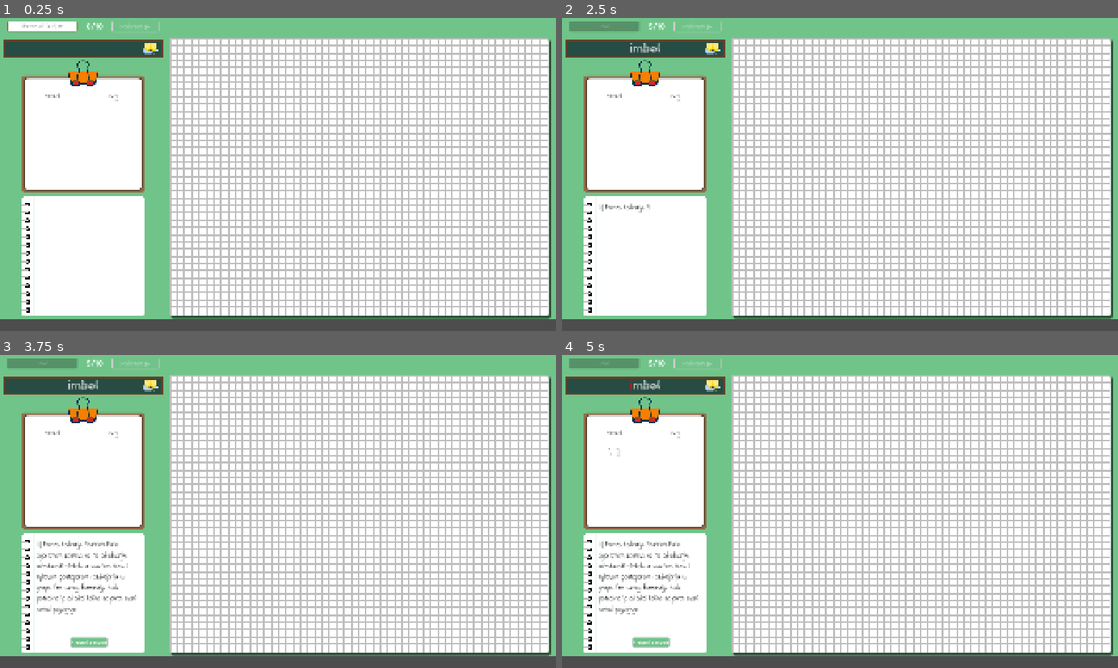
Above: before the commit, frames 1-4 (two rows, left to right).
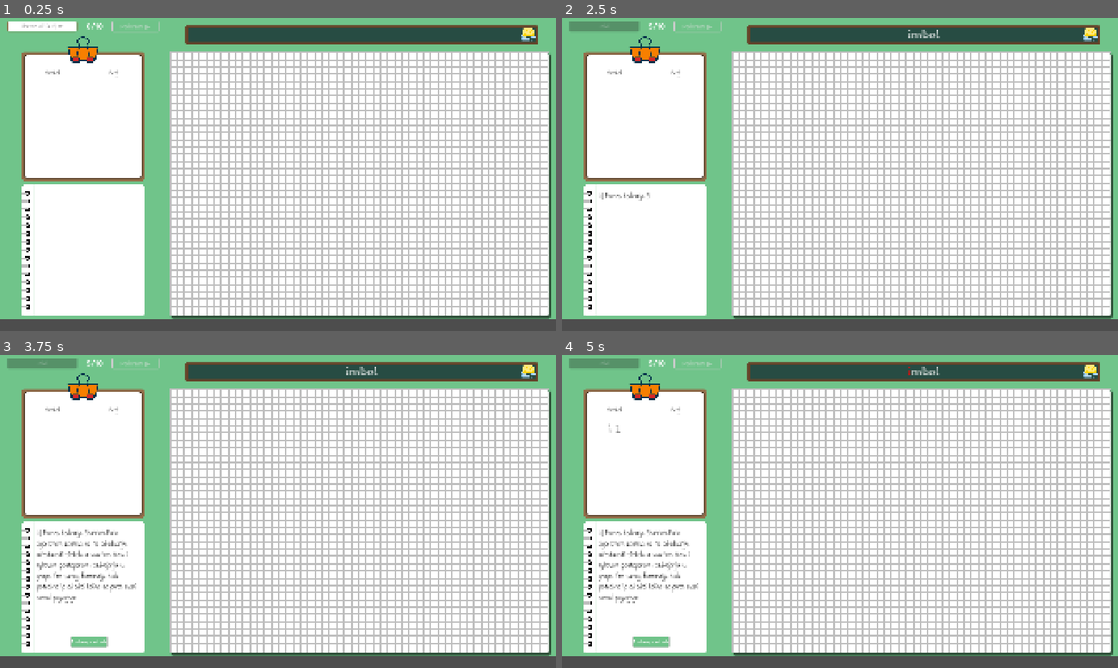
Above: after the commit, the same moments.

Repository: M1tri/misos-projekat-public
Game: Godot game, scene res://misos-projekat/Scenes/ShannonFano/shannon_fano.tscn
Same seed, same stepped clock (60 frames per second), same inputs: the game is played once before the commit and once after it. This scene is started directly instead of the project's main scene.
Inputs (mouse positions are in pixels of both pictures, inside the frame that each line leads up to):
- Up to frame 1 (0.25 s): no input
- Up to frame 2 (2.5 s): click (606, 27) at 0.52 s; type "Simbol" at 0.6 s; click "Pokreni ▶︎" at 1.25 s; move the mouse to (645, 49) at 2.02 s; click (645, 49) at 2.17 s
- Up to frame 3 (3.75 s): move the mouse to (83, 592) at 2.77 s; click (83, 592) at 2.92 s; click "Prebroji simbole" at 3.5 s
- Up to frame 4 (5 s): tap Enter at 4.25 s; move the mouse to (923, 621) at 4.27 s; click (923, 621) at 4.42 s

The runs differ from the first frame. In frame 1, 18% of the frame differs, in the area x 0-100%, y 2-95%; in frame 2, 18%; in frame 3, 19%; in frame 4, 19%.

Commit message:
Finished for now

Diff:
--- a/misos-projekat/Scenes/Arithmetic/arithmetic_coding.tscn
+++ b/misos-projekat/Scenes/Arithmetic/arithmetic_coding.tscn
@@ -12,7 +12,6 @@
 [ext_resource type="Script" uid="uid://bikyrlsclps0p" path="res://misos-projekat/Scenes/General/eraser.gd" id="6_x6mlg"]
 [ext_resource type="StyleBox" uid="uid://bqiax80jcpqpv" path="res://misos-projekat/Resources/Styles/lineEditStyle.tres" id="7_e5pby"]
 [ext_resource type="FontFile" uid="uid://1yry244jexlc" path="res://misos-projekat/assets/fonts/Quicksand/static/Quicksand-Bold.ttf" id="8_1vagy"]
-[ext_resource type="PackedScene" uid="uid://5df0b4j67vw0" path="res://misos-projekat/Scenes/Arithmetic/arithmetic_number_line.tscn" id="9_kk0bk"]
 
 [sub_resource type="StyleBoxFlat" id="StyleBoxFlat_s8gwj"]
 bg_color = Color(0.4392157, 0.60784316, 0.81960785, 1)
@@ -266,9 +265,6 @@
 layout_mode = 2
 script = ExtResource("3_dyxma")
 
-[node name="ArithmeticNumberLine" parent="GUI/HBoxContainer/InputAndVisual/Board/ArithmeticCodingVisualizer" unique_id=577717157 instance=ExtResource("9_kk0bk")]
-position = Vector2(107, 80)
-
 [node name="InputAnalysisTimer" type="Timer" parent="." unique_id=1605224814]
 one_shot = true
 
--- a/misos-projekat/Scenes/Arithmetic/arithmetic_coding_visualizer.gd
+++ b/misos-projekat/Scenes/Arithmetic/arithmetic_coding_visualizer.gd
@@ -44,6 +44,14 @@
 	for n in other_lines:
 		n.queue_free()
 	other_lines.clear()
+
+	symbol_percentages.clear()
+	symbols.clear()
+	points.clear()
+
+	message = ""
+	messsage_pos = -1
+	decompression_step_count = -1
 
 func calculate_numberLine_spacing(total_lines : int):
 	var total_space : float = (size.y - TOP_PADDING)
@@ -102,7 +110,13 @@
 	messsage_pos += 1
 
 func beggin_decompression():
-	reset()
+	for n in number_lines:
+		n.queue_free()
+	number_lines.clear()
+
+	for n in other_lines:
+		n.queue_free()
+	other_lines.clear()
 
 	decompression_step_count = 0
 
@@ -296,7 +310,6 @@
 	var index : int = 1
 	for s in symbol_percentages:
 		points.append(points[index-1] + (end-start) * symbol_percentages[s])
-		#print(s + " : " + str(points[index]))
 		index += 1
 
 	return points
--- a/misos-projekat/Scenes/General/coding_notebok_content.gd
+++ b/misos-projekat/Scenes/General/coding_notebok_content.gd
@@ -79,11 +79,11 @@
 
 func interupt_displaying():
 	if is_displaying:
+		is_displaying = false
 		text_tween.kill()
 		text_tween = null
 		text_label.visible_characters = text_label.get_total_character_count()
 		displayed_text.emit()
-		is_displaying = false
 
 func clear_text():
 	text_label.text = ""
--- a/misos-projekat/Scenes/LZW/lzw_coding.gd
+++ b/misos-projekat/Scenes/LZW/lzw_coding.gd
@@ -137,6 +137,9 @@
 	input_text = ""
 	text_count_label.text = "0/12"
 
+	codes.clear()
+	code_pos = 0
+
 	coded.reset()
 	decoded.reset()
 
--- a/misos-projekat/Scenes/ShannonFano/shannon_fano.gd
+++ b/misos-projekat/Scenes/ShannonFano/shannon_fano.gd
@@ -17,9 +17,7 @@
 var inputPos : int = -1
 
 @onready var inputAnalysisTimer : Timer = $InputAnalysisTimer
-@onready var treeTimer : Timer = $TreeTimer
 @onready var start_button : Button = $GUI/HBoxContainer/InputAndCounting/InputMargin/Input/StartButton
-@onready var codingTimer : Timer = $CodingTimer
 
 @onready var coded_label : RicherLabel = $GUI/HBoxContainer/Tree/MarginContainer/VBoxContainer/Coded/VBoxContainer/Coded
 @onready var decoded_label : RicherLabel = $GUI/HBoxContainer/Tree/MarginContainer/VBoxContainer/Coded/VBoxContainer/Decoded
--- a/misos-projekat/Scenes/ShannonFano/shannon_fano.tscn
+++ b/misos-projekat/Scenes/ShannonFano/shannon_fano.tscn
@@ -55,21 +55,6 @@
 corner_radius_bottom_right = 4
 corner_radius_bottom_left = 4
 
-[sub_resource type="StyleBoxFlat" id="StyleBoxFlat_5shiy"]
-bg_color = Color(0.15294118, 0.29803923, 0.2627451, 1)
-border_width_left = 8
-border_width_top = 8
-border_width_right = 8
-border_width_bottom = 8
-border_color = Color(0.4, 0.25882354, 0.15686275, 1)
-corner_radius_top_left = 4
-corner_radius_top_right = 4
-corner_radius_bottom_right = 4
-corner_radius_bottom_left = 4
-
-[sub_resource type="StyleBoxFlat" id="StyleBoxFlat_a4oyw"]
-bg_color = Color(0.15294118, 0.29803923, 0.2627451, 1)
-
 [sub_resource type="StyleBoxFlat" id="StyleBoxFlat_fxa2o"]
 bg_color = Color(0.5803922, 0.43137255, 0.2901961, 1)
 corner_radius_top_left = 10
@@ -91,6 +76,21 @@
 corner_detail = 16
 shadow_size = 5
 
+[sub_resource type="StyleBoxFlat" id="StyleBoxFlat_5shiy"]
+bg_color = Color(0.15294118, 0.29803923, 0.2627451, 1)
+border_width_left = 8
+border_width_top = 8
+border_width_right = 8
+border_width_bottom = 8
+border_color = Color(0.4, 0.25882354, 0.15686275, 1)
+corner_radius_top_left = 4
+corner_radius_top_right = 4
+corner_radius_bottom_right = 4
+corner_radius_bottom_left = 4
+
+[sub_resource type="StyleBoxFlat" id="StyleBoxFlat_a4oyw"]
+bg_color = Color(0.15294118, 0.29803923, 0.2627451, 1)
+
 [sub_resource type="StyleBoxFlat" id="StyleBoxFlat_g5gj0"]
 bg_color = Color(1, 1, 1, 1)
 corner_radius_top_left = 8
@@ -129,6 +129,7 @@
 theme_override_constants/margin_left = 25
 theme_override_constants/margin_top = 10
 theme_override_constants/margin_right = 25
+theme_override_constants/margin_bottom = 35
 
 [node name="Input" type="HBoxContainer" parent="GUI/HBoxContainer/InputAndCounting/InputMargin" unique_id=877804988]
 layout_mode = 2
@@ -170,13 +171,68 @@
 theme_override_styles/disabled = SubResource("StyleBoxFlat_ihs1b")
 text = "Pokreni ▶︎"
 
-[node name="InputDisplayMargin" type="MarginContainer" parent="GUI/HBoxContainer/InputAndCounting" unique_id=1946864348]
+[node name="VBoxContainer" type="VBoxContainer" parent="GUI/HBoxContainer/InputAndCounting" unique_id=2000683461]
+layout_mode = 2
+size_flags_vertical = 3
+
+[node name="STCMargin" type="MarginContainer" parent="GUI/HBoxContainer/InputAndCounting/VBoxContainer" unique_id=214650427]
+layout_mode = 2
+size_flags_vertical = 3
+size_flags_stretch_ratio = 0.5
+theme_override_constants/margin_left = 75
+theme_override_constants/margin_top = 10
+theme_override_constants/margin_right = 75
+theme_override_constants/margin_bottom = 10
+
+[node name="WoodBorder" type="Panel" parent="GUI/HBoxContainer/InputAndCounting/VBoxContainer/STCMargin" unique_id=1132170820]
+layout_mode = 2
+theme_override_styles/panel = SubResource("StyleBoxFlat_fxa2o")
+
+[node name="PaperMargin" type="MarginContainer" parent="GUI/HBoxContainer/InputAndCounting/VBoxContainer/STCMargin" unique_id=393394349]
 layout_mode = 2
 theme_override_constants/margin_left = 10
+theme_override_constants/margin_top = 10
 theme_override_constants/margin_right = 10
+theme_override_constants/margin_bottom = 10
+
+[node name="Paper" type="Panel" parent="GUI/HBoxContainer/InputAndCounting/VBoxContainer/STCMargin/PaperMargin" unique_id=923696222]
+layout_mode = 2
+theme_override_styles/panel = SubResource("StyleBoxFlat_1q482")
+
+[node name="SymbolTableContainer" type="Control" parent="GUI/HBoxContainer/InputAndCounting/VBoxContainer/STCMargin" unique_id=2103341306 groups=["SymbolTableContainer"]]
+layout_mode = 2
+size_flags_vertical = 3
+script = ExtResource("2_iuynv")
+
+[node name="Clip" type="Sprite2D" parent="GUI/HBoxContainer/InputAndCounting/VBoxContainer/STCMargin/SymbolTableContainer" unique_id=87034406]
+texture_filter = 1
+position = Vector2(205, -8)
+texture = ExtResource("4_1q482")
+
+[node name="Steps" type="MarginContainer" parent="GUI/HBoxContainer/InputAndCounting/VBoxContainer" unique_id=2067511098]
+layout_mode = 2
+size_flags_vertical = 3
+size_flags_stretch_ratio = 0.5
+theme_override_constants/margin_left = 75
+theme_override_constants/margin_right = 75
+theme_override_constants/margin_bottom = 10
+
+[node name="Notebook" parent="GUI/HBoxContainer/InputAndCounting/VBoxContainer/Steps" unique_id=456305809 instance=ExtResource("11_m1wtm")]
+layout_mode = 2
+
+[node name="Tree" type="VBoxContainer" parent="GUI/HBoxContainer" unique_id=1720450261]
+layout_mode = 2
+size_flags_horizontal = 3
+size_flags_stretch_ratio = 0.7
+
+[node name="InputDisplayMargin" type="MarginContainer" parent="GUI/HBoxContainer/Tree" unique_id=1946864348]
+layout_mode = 2
+theme_override_constants/margin_left = 62
+theme_override_constants/margin_top = 25
+theme_override_constants/margin_right = 62
 theme_override_constants/margin_bottom = 25
 
-[node name="InputDisplay" type="RichTextLabel" parent="GUI/HBoxContainer/InputAndCounting/InputDisplayMargin" unique_id=480259465 groups=["InputDisplay"]]
+[node name="InputDisplay" type="RichTextLabel" parent="GUI/HBoxContainer/Tree/InputDisplayMargin" unique_id=480259465 groups=["InputDisplay"]]
 clip_contents = false
 layout_mode = 2
 theme_override_fonts/normal_font = ExtResource("3_g5gj0")
@@ -191,86 +247,31 @@
 visible_ratio = 0.0
 script = ExtResource("2_k7tgj")
 
-[node name="Eraser" type="Sprite2D" parent="GUI/HBoxContainer/InputAndCounting/InputDisplayMargin/InputDisplay" unique_id=1715713805]
+[node name="Eraser" type="Sprite2D" parent="GUI/HBoxContainer/Tree/InputDisplayMargin/InputDisplay" unique_id=1715713805]
 z_index = 1
 texture_filter = 1
-position = Vector2(510, 31)
-scale = Vector2(0.875, 0.8750005)
+position = Vector2(1184.0001, 31)
+scale = Vector2(0.8437493, 0.9375003)
 texture = ExtResource("5_vi1wt")
 script = ExtResource("6_b66tm")
 
-[node name="EraserPanel" type="MarginContainer" parent="GUI/HBoxContainer/InputAndCounting/InputDisplayMargin/InputDisplay" unique_id=796530236]
+[node name="EraserPanel" type="MarginContainer" parent="GUI/HBoxContainer/Tree/InputDisplayMargin/InputDisplay" unique_id=796530236]
 layout_mode = 0
-offset_right = 550.0
+offset_right = 1216.0
 offset_bottom = 63.0
-theme_override_constants/margin_left = 487
+theme_override_constants/margin_left = 1156
 theme_override_constants/margin_top = 8
 theme_override_constants/margin_right = 8
 theme_override_constants/margin_bottom = 8
 
-[node name="Panel" type="Panel" parent="GUI/HBoxContainer/InputAndCounting/InputDisplayMargin/InputDisplay/EraserPanel" unique_id=395153997]
+[node name="Panel" type="Panel" parent="GUI/HBoxContainer/Tree/InputDisplayMargin/InputDisplay/EraserPanel" unique_id=395153997]
 layout_mode = 2
 theme_override_styles/panel = SubResource("StyleBoxFlat_a4oyw")
 
-[node name="VBoxContainer" type="VBoxContainer" parent="GUI/HBoxContainer/InputAndCounting" unique_id=2000683461]
-layout_mode = 2
-size_flags_vertical = 3
-
-[node name="STCMargin" type="MarginContainer" parent="GUI/HBoxContainer/InputAndCounting/VBoxContainer" unique_id=214650427]
-layout_mode = 2
-size_flags_vertical = 3
-size_flags_stretch_ratio = 0.5
-theme_override_constants/margin_left = 75
-theme_override_constants/margin_top = 10
-theme_override_constants/margin_right = 75
-theme_override_constants/margin_bottom = 10
-
-[node name="WoodBorder" type="Panel" parent="GUI/HBoxContainer/InputAndCounting/VBoxContainer/STCMargin" unique_id=1132170820]
-layout_mode = 2
-theme_override_styles/panel = SubResource("StyleBoxFlat_fxa2o")
-
-[node name="PaperMargin" type="MarginContainer" parent="GUI/HBoxContainer/InputAndCounting/VBoxContainer/STCMargin" unique_id=393394349]
-layout_mode = 2
+[node name="MarginContainer" type="MarginContainer" parent="GUI/HBoxContainer/Tree" unique_id=788244621]
+layout_mode = 2
+size_flags_vertical = 3
 theme_override_constants/margin_left = 10
-theme_override_constants/margin_top = 10
-theme_override_constants/margin_right = 10
-theme_override_constants/margin_bottom = 10
-
-[node name="Paper" type="Panel" parent="GUI/HBoxContainer/InputAndCounting/VBoxContainer/STCMargin/PaperMargin" unique_id=923696222]
-layout_mode = 2
-theme_override_styles/panel = SubResource("StyleBoxFlat_1q482")
-
-[node name="SymbolTableContainer" type="Control" parent="GUI/HBoxContainer/InputAndCounting/VBoxContainer/STCMargin" unique_id=2103341306 groups=["SymbolTableContainer"]]
-layout_mode = 2
-size_flags_vertical = 3
-script = ExtResource("2_iuynv")
-
-[node name="Clip" type="Sprite2D" parent="GUI/HBoxContainer/InputAndCounting/VBoxContainer/STCMargin/SymbolTableContainer" unique_id=87034406]
-texture_filter = 1
-position = Vector2(205, -8)
-texture = ExtResource("4_1q482")
-
-[node name="Steps" type="MarginContainer" parent="GUI/HBoxContainer/InputAndCounting/VBoxContainer" unique_id=2067511098]
-layout_mode = 2
-size_flags_vertical = 3
-size_flags_stretch_ratio = 0.5
-theme_override_constants/margin_left = 75
-theme_override_constants/margin_right = 75
-theme_override_constants/margin_bottom = 10
-
-[node name="Notebook" parent="GUI/HBoxContainer/InputAndCounting/VBoxContainer/Steps" unique_id=456305809 instance=ExtResource("11_m1wtm")]
-layout_mode = 2
-
-[node name="Tree" type="VBoxContainer" parent="GUI/HBoxContainer" unique_id=1720450261]
-layout_mode = 2
-size_flags_horizontal = 3
-size_flags_stretch_ratio = 0.7
-
-[node name="MarginContainer" type="MarginContainer" parent="GUI/HBoxContainer/Tree" unique_id=788244621]
-layout_mode = 2
-size_flags_vertical = 3
-theme_override_constants/margin_left = 10
-theme_override_constants/margin_top = 72
 theme_override_constants/margin_right = 25
 theme_override_constants/margin_bottom = 10
 
@@ -331,14 +332,5 @@
 [node name="InputAnalysisTimer" type="Timer" parent="." unique_id=1366409880]
 one_shot = true
 
-[node name="TreeTimer" type="Timer" parent="." unique_id=1112265044]
-wait_time = 2.0
-one_shot = true
-
-[node name="CodingTimer" type="Timer" parent="." unique_id=1590945079]
-one_shot = true
-
 [connection signal="pressed" from="GUI/HBoxContainer/InputAndCounting/InputMargin/Input/StartButton" to="." method="_on_start_button_pressed"]
 [connection signal="timeout" from="InputAnalysisTimer" to="." method="_on_input_analysis_timer_timeout"]
-[connection signal="timeout" from="TreeTimer" to="." method="_on_tree_timer_timeout"]
-[connection signal="timeout" from="CodingTimer" to="." method="_on_coding_timer_timeout"]
--- a/misos-projekat/Scenes/ShannonFano/tree_visualizer.gd
+++ b/misos-projekat/Scenes/ShannonFano/tree_visualizer.gd
@@ -303,10 +303,9 @@
 			return s1.frequency > s2.frequency
 			)
 
-	step_texts.append(StepText.new("", "", "", 0, 0)) # dummy jer sam zeznuo funkcije
+	step_texts.append(StepText.new("", "", "", 0, 0))
 	var root : ShannonTreeNode = shannon_fanno(symbols)
 	shannonTreeRoot = root
-	move_tree(0, 25)
 	return root
 
 func shannon_fanno(symbols : Array[ShannonSymbol]) -> ShannonTreeNode:
@@ -355,11 +354,6 @@
 
 	var node : ShannonTreeNode = shannon_tree_node_scene.instantiate()
 	node.text = text
-
-	#var step_text : String = str(step_texts.size()+1) + ": "
-#	step_text += arr_to_str(symbols) + " → "
-#	step_text += arr_to_str(left) + " [[color=red]" + str(arr_sum(left)) + "[/color]]"
-#	step_text += " | " + arr_to_str(right) + " [[color=red]" + str(arr_sum(right)) + "[/color]]"
 
 	var step_text : StepText = StepText.new(
 		arr_to_str(symbols),
Not shown, changed: export_presets.cfg
Not shown, removed: misos-projekat/assets/fonts/Quicksand/OFL.txt
Binary file removed: misos-projekat/assets/fonts/Quicksand/Quicksand-VariableFont_wght.ttf
Not shown, removed: misos-projekat/assets/fonts/Quicksand/Quicksand-VariableFont_wght.ttf.import
Not shown, removed: misos-projekat/assets/fonts/Quicksand/README.txt
Binary file removed: misos-projekat/assets/fonts/Quicksand/static/Quicksand-Light.ttf
Not shown, removed: misos-projekat/assets/fonts/Quicksand/static/Quicksand-Light.ttf.import
Binary file removed: misos-projekat/assets/fonts/Quicksand/static/Quicksand-Medium.ttf
Not shown, removed: misos-projekat/assets/fonts/Quicksand/static/Quicksand-Medium.ttf.import
Binary file removed: misos-projekat/assets/fonts/Quicksand/static/Quicksand-Regular.ttf
Not shown, removed: misos-projekat/assets/fonts/Quicksand/static/Quicksand-Regular.ttf.import
Binary file removed: misos-projekat/assets/fonts/Quicksand/static/Quicksand-SemiBold.ttf
(and 1 more such lines)
